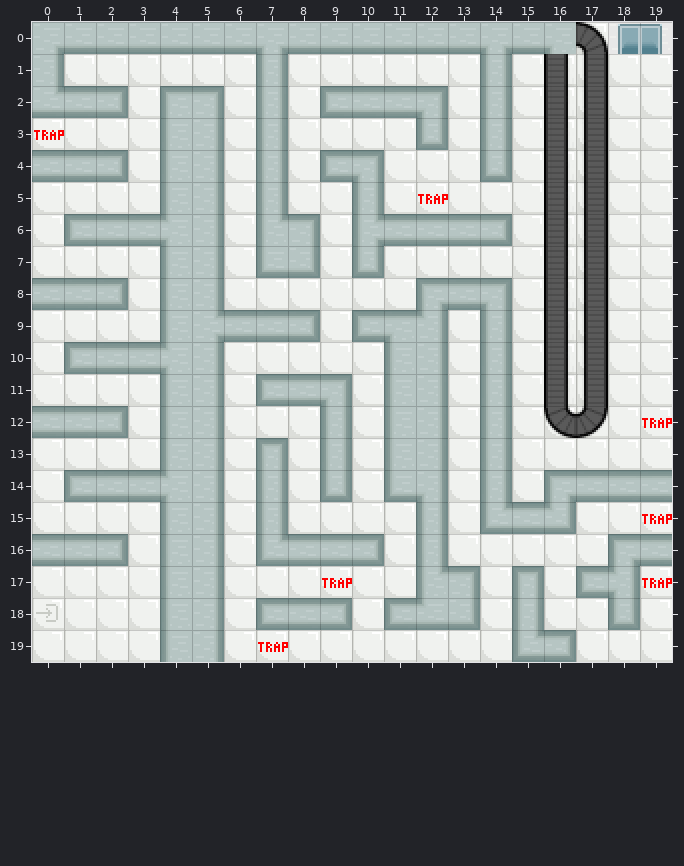
One commit to this Tiled map: maps/tiled_map_level_1.tmx. Above: the version before the commit.
Cells are 16x16 px. Shown: x 0..19, y 0..19. Tiles whose own drawing changed are shown in their newer look in all pictures.
And afterwards:
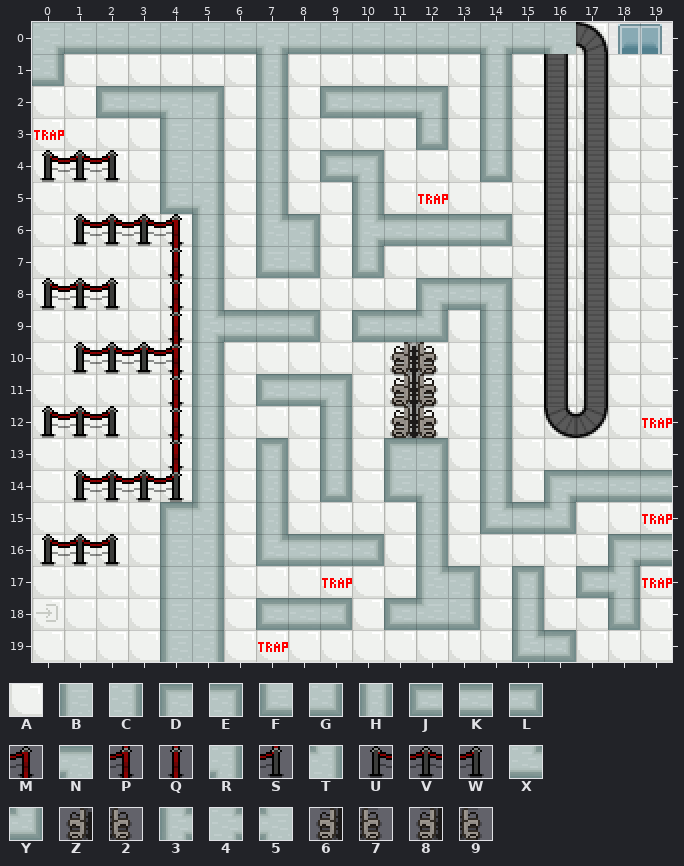
Key: from "Airport Tileset": A 0, B 16, C 17, D 18, E 19, F 20, G 21, H 23, J 25, K 26, L 27, M 88, N 92, P 98, Q 99, R 103, S 108, T 113, U 117, V 118, W 119, X 121, Y 123, Z 127, 2 128, 3 130, 4 131, 5 132, 6 137, 7 138, 8 147, 9 148.
_ is an empty cell, . an unchanged one.
The edit:
--- layer "Tile Layer 1"
@@ x 0..4 @@
- 1 C....
- 2 XKLAD
+ 1 G....
+ 2 AAJKN
@@ x 0..12 @@
- 4 KKL..........
- 5 ....BC.......
- 6 .JKK5C.......
- 7 ....BC.......
- 8 KKL.BC.......
- 9 ....B4.....NT
-10 .JKK5C.....BC
-11 ....BC.....BC
-12 KKL.BC.....BC
-13 ....BC.....BC
-14 .JKK5C.......
-15 ....BC.......
-16 KKL..........
+ 4 AAA..........
+ 5 ....FR.......
+ 6 .AAAAH.......
+ 7 ....AH.......
+ 8 AAA.AH.......
+ 9 ....A3.....KY
+10 .AAAAH.....AA
+11 ....AH.....AA
+12 AAA.AH.....AA
+13 ....AH.....DE
+14 .AAAAH.......
+15 ....DT.......
+16 AAA..........
--- layer "Tile Layer 2"
@@ x 0..2 @@
- 4 ___
+ 4 UVW
@@ x 0..12 @@
- 6 .____........
- 7 ...._........
- 8 ___._........
- 9 ...._........
-10 .____......__
-11 ...._......__
-12 ___._......__
-13 ...._........
-14 .____........
+ 6 .UVVM........
+ 7 ....Q........
+ 8 UVW.Q........
+ 9 ....Q........
+10 .UVVP......Z2
+11 ....Q......67
+12 UVW.Q......89
+13 ....Q........
+14 .UVVS........
@@ x 0..2 @@
-16 ___
+16 UVW
